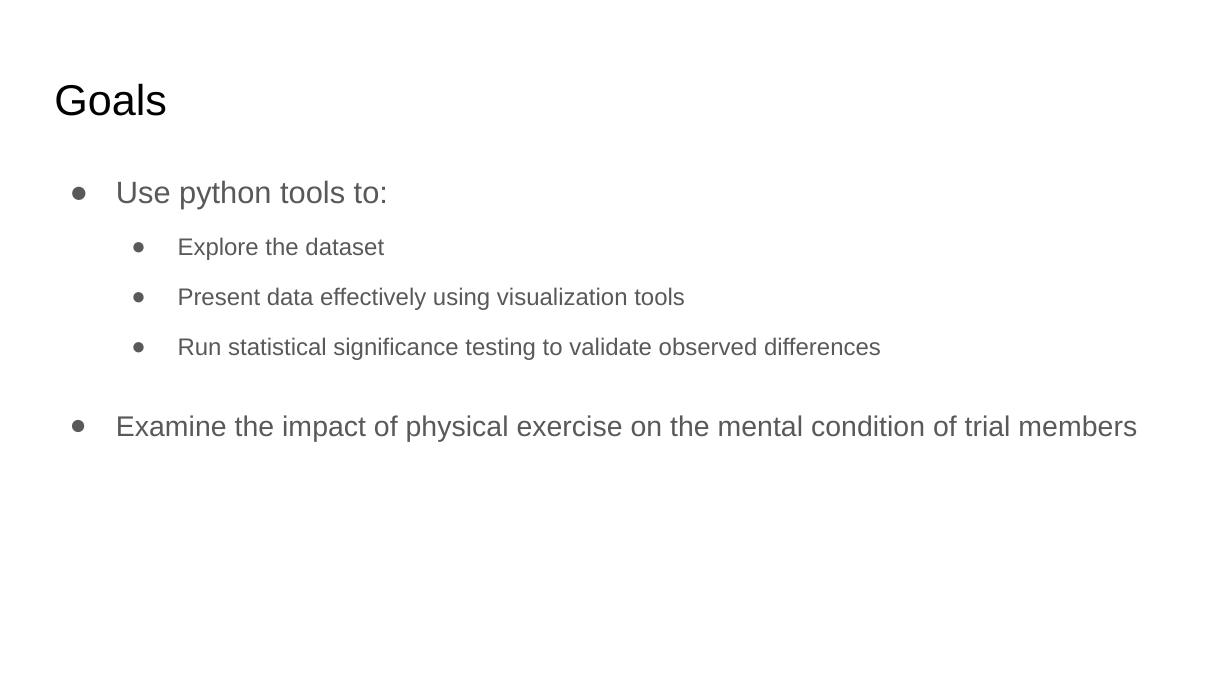
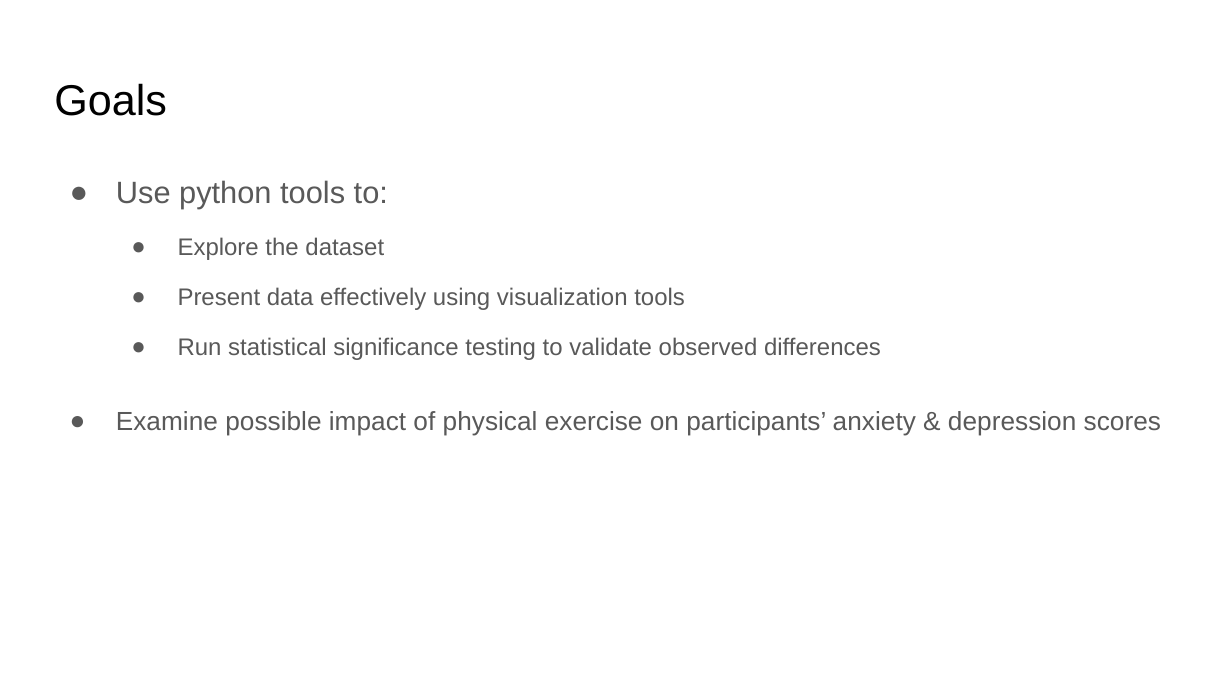
Before and after one commit to Oren-BenA/EDA_Exercise_Mental, a slide deck: slide 8 of EDA_04-07-2023_0_57.pptx. Drawn at 1232x693 pixels with LibreOffice and Linux fonts; fonts in the diff are those of the drawing. Boxes give left, top, right and bottom in pixels: in the first picture for what was removed or moved away, otherwise in the second. Text is boxed around its words. In the diff, an @@ line names an element or a change of style, - is before the commit and + after.

```diff
--- a/EDA_04-07-2023_0_57.pptx
+++ b/EDA_04-07-2023_0_57.pptx
@@ text at [116,411,1161,436]: text changed; size 16.6 to 15.3 pt @@
-● Examine the impact of physical exercise on the mental condition of trial members
+● Examine possible impact of physical exercise on participants’ anxiety & depression scores
```
Also in this commit, not shown: 5 other slides changed, 2 other files.
